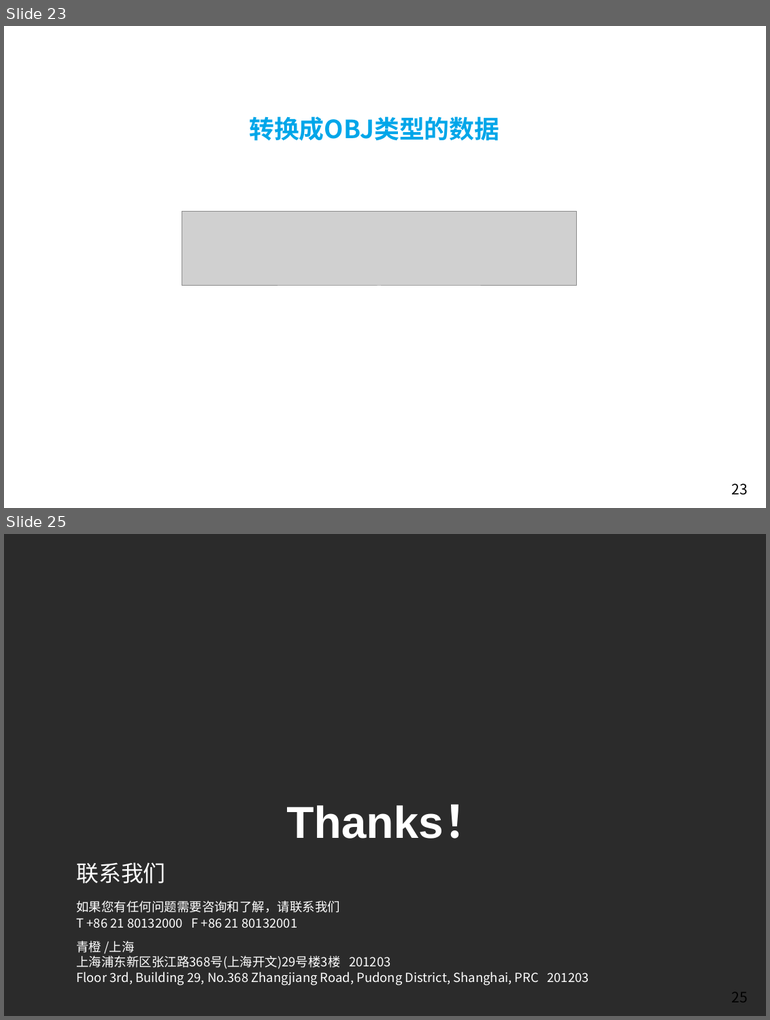
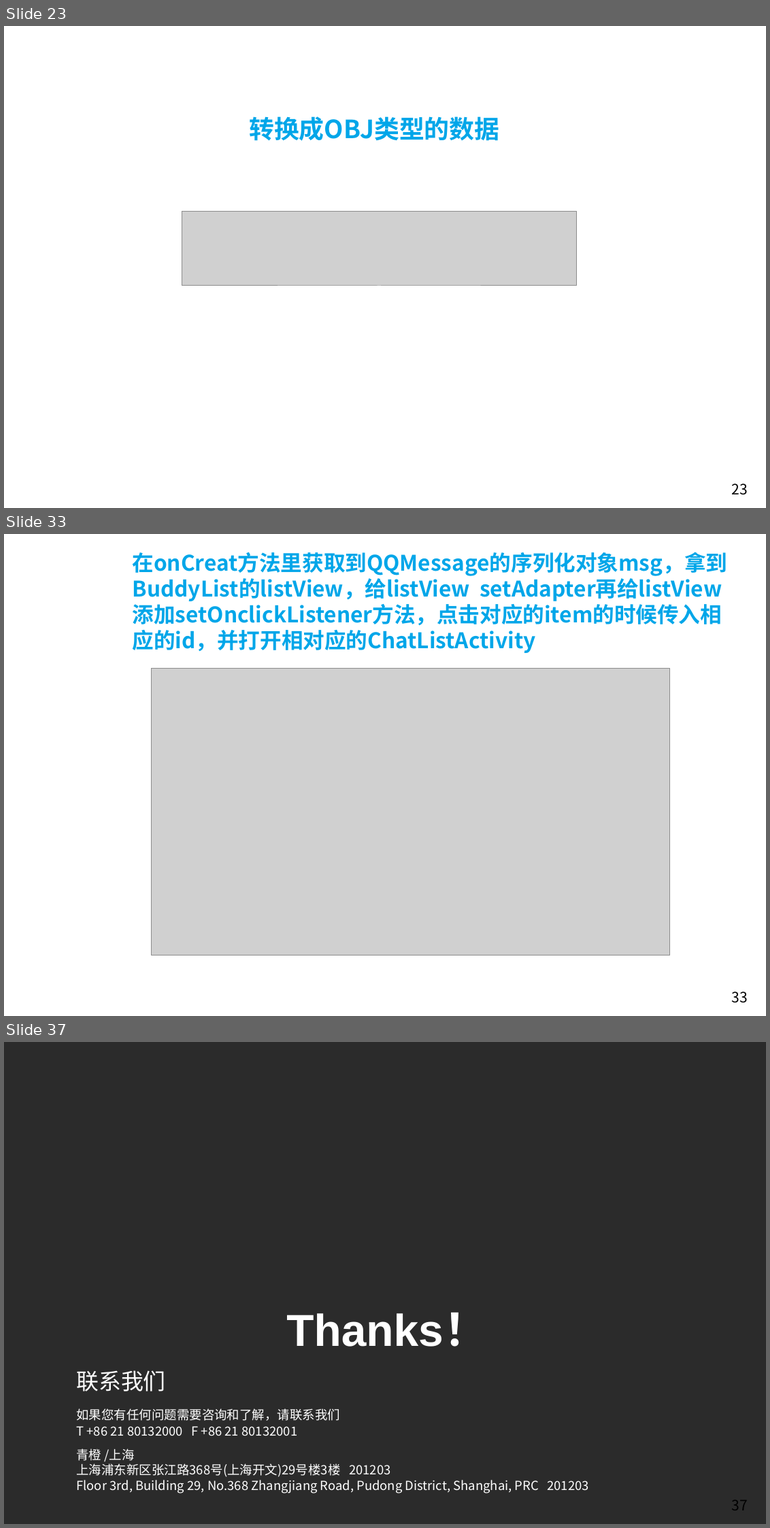
Before and after one commit to Easyhood/IM, a slide deck: 说明文档/IM即时通信总结.pptx. Shown one above the other, each under a label of ours: slides 23 and 25 before the commit, slides 23, 33 and 37 after it; the slides between them are not shown. The pictures are 770x1020 and 770x1528 pixels, drawn with LibreOffice and Linux fonts; fonts in the diff are those of the drawing; grey boxes stand for pictures; background and template pictures are left out; a plain dark background stands for a picture behind light text. Boxes give left, top, right and bottom in pixels: in the first picture for what was removed or moved away, otherwise in the second. Text is boxed around its words. In the diff, an @@ line names an element or a change of style, - is before the commit and + after.

```diff
--- a/说明文档/IM即时通信总结.pptx
+++ b/说明文档/IM即时通信总结.pptx
@@ slide 33 added at box(4, 534, 766, 1016), background picture (left out); not listed: 1 template element that a slide beside it also shows @@
@@ text added at box(133, 552, 728, 653), 24 pt, text #00A6E9, bold @@
+在onCreat方法里获取到QQMessage的序列化对象msg，拿到BuddyList的listView，给listView setAdapter再给listView添加setOnclickListener方法，点击对应的item的时候传入相应的id，并打开相对应的ChatListActivity
@@ picture added at box(151, 669, 669, 956) @@
@@ what was slide 25 is now slide 37 @@
@@ page number at box(732, 1500, 747, 1511): text changed @@
-25
+37
```
Also in this commit, not shown: 12 other slides added, 2 slides removed, 3 other files.
